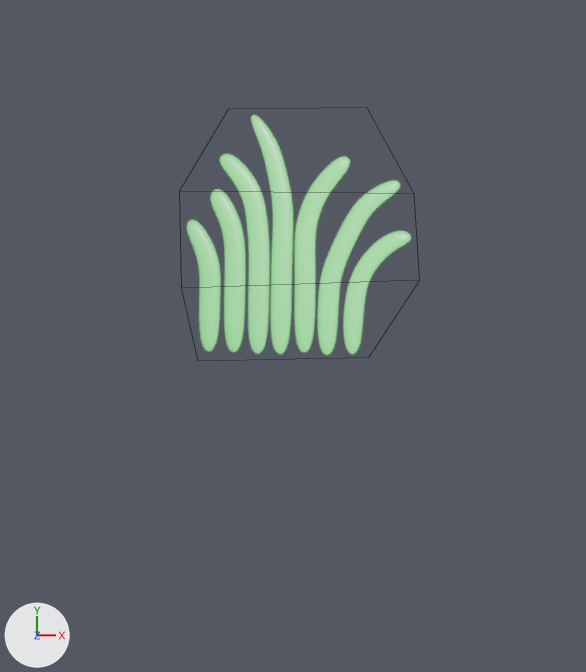
The Blender file Vegetation/vegetation.blend as it was, and as the next commit left it.
Rendered twice from a camera (50 mm lens) standing at (0.014, 0.02, 1.851) and looking at (0.016, 0.024, 0.003). Every picture has the same lights, and +X, +Y and +Z are marked at lower left. Mesh edges are drawn as thin lines.

Names of what the first picture shows: 'Grass'.
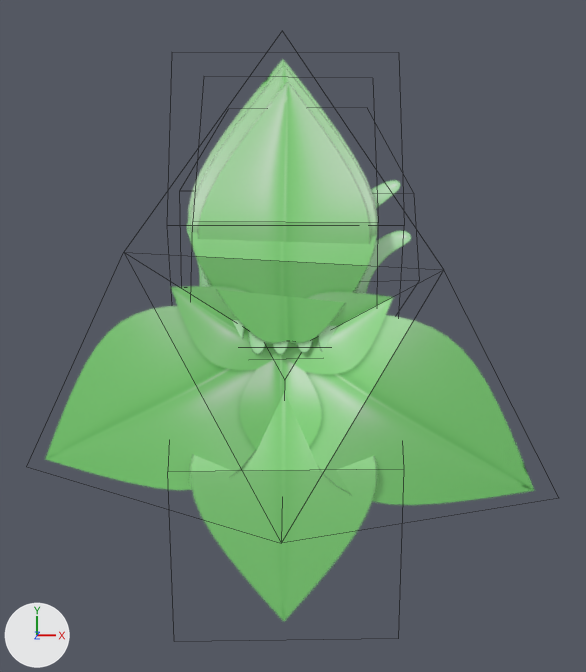
Commit message: Created the new shrubs and leaf.

Pixel boxes (x1, y1, x2, y2) of what changed, in the pictures (586 x 672 px):
'Shrub6Leaf', added
    after: (46, 60, 534, 505)
'Shrub2Leaf', added
    after: (191, 67, 376, 621)
'Leaf', added
    after: (198, 83, 370, 343)
'Grass', unchanged, covered by the edit
    before: (187, 115, 411, 355)
    after: (187, 180, 411, 354)

The change, as a list of edits to the scene's bpy script:
```text
Add me_plane_015:
    me_plane_015.from_pydata(...)  # 6 vertices, 2 faces; spans x -0.218..0.207, y -0.002..0.619, z -0.01..0.064
    me_plane_015.materials.append(mat_vegetaionimage)
Add me_plane_013:
    me_plane_013.from_pydata(...)  # 10 vertices, 4 faces; spans x -0.264..0.261, y -0.68..0.681, z -0.057..0.058
    me_plane_013.materials.append(mat_vegetaionimage)
Add me_plane_011:
    me_plane_011.from_pydata(...)  # 9 vertices, 7 faces; spans x -0.603..0.636, y -0.431..0.736, z -0.044..0.063
    me_plane_011.materials.append(mat_vegetaionimage)
Add ob_leaf:
    ob_leaf = bpy.data.objects.new('Leaf', me_plane_015)
    ob_leaf.location = (0.0, 0.0, 0.0)
Add ob_shrub2leaf:
    ob_shrub2leaf = bpy.data.objects.new('Shrub2Leaf', me_plane_013)
    ob_shrub2leaf.location = (0.0, 0.0, 0.0)
Add ob_shrub6leaf:
    ob_shrub6leaf = bpy.data.objects.new('Shrub6Leaf', me_plane_011)
    ob_shrub6leaf.location = (0.0, 0.0, 0.0)
```
